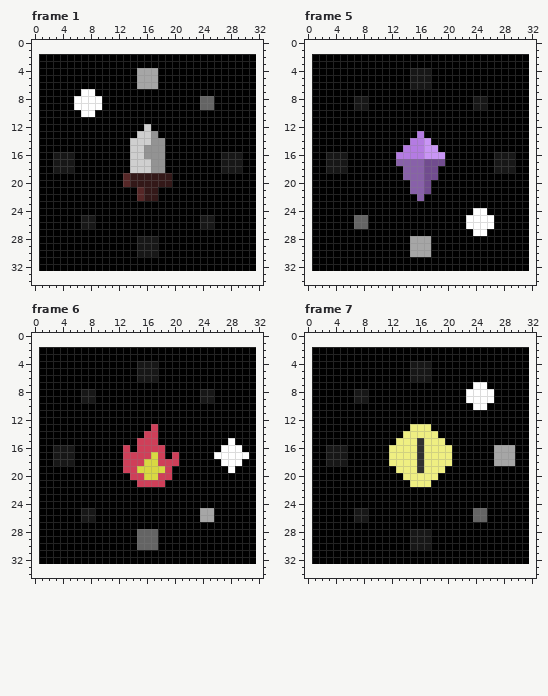
Animated GIF sprite -- public/gameplay/loading.gif. This is how it looked before the edit.
The file is 310x310 pixels, drawn in blocks of 10x10; one block is one cell here. Colours within 5 levels of each other are drawn and written as one. Shown: frame 1, frame 5, frame 6, frame 7. The old version is drawn lined up with the new one, on the new canvas. The commit also changed other frames, which this record leaves out.
The result:
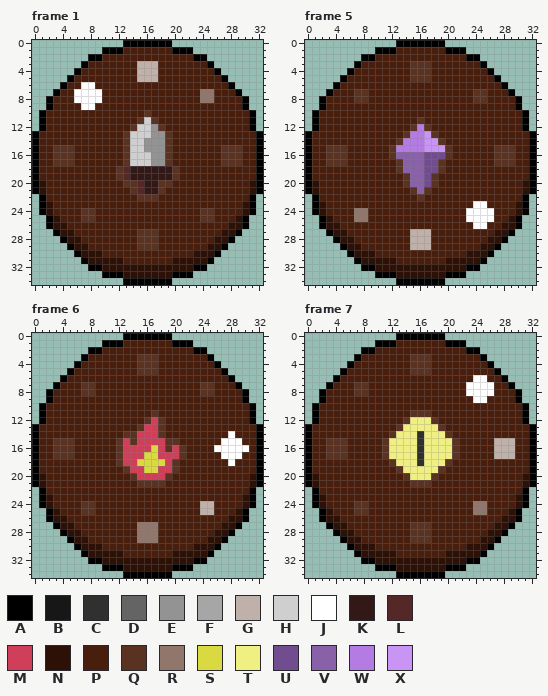
Palette (. is transparent): A #000000  B #171717  C #303030  D #646464  E #939393  F #a6a6a6  G #bfb1aa  H #cfcfcf  J #ffffff  K #331818  L #562727  M #cf3f59  N #2d1106  P #491e0d  Q #593222  R #90766b  S #d9d942  T #efef82  U #714c8f  V #8861a9  W #b47be2  X #c995f5
What changed:
canvas 31x31 -> 33x35, the old top-left corner now at 1,2
Changed rows in their new state; - is an unchanged pixel.
Frame 1:
first column x 0:
 0 -------------AAAAAAA-------------
 1 ----------AAAPPPPPPPAAA----------
 2 -.......--PPPPPPPPPPPPP--.......-
 3 -......-PPPPPPPGGGPPPPPPP-......-
 4 -.....-PPPPPPPPGGGPPPPPPPP-.....-
 5 -....-PPPPPPPPPGGGPPPPPPPPP-....-
 6 -...-PPJJPPPPPPPPPPPPPPPPPPP-...-
 7 -..-PPJ--JPPPPPPPPPPPPPPRRPPP-..-
 8 -.-PPP----PPPPPPPPPPPPPPRRPPPP-.-
 9 -.-PPPP--PPPPPPPPPPPPPPPPPPPPP-.-
10 --PPPPPPPPPPPPPPQPPPPPPPPPPPPPP--
11 --PPPPPPPPPPPPPQHQPPPPPPPPPPPPP--
12 --PPPPPPPPPPPPQH-EQPPPPPPPPPPPP--
13 APPPPPPPPPPPPQH---EQPPPPPPPPPPPPA
14 APPPPPPPPPPPPQ--E--QPPPPPPPPPPPPA
15 APPQQQPPPPPPPQ-----QPPPPPPPQQQPPA
16 APPQQQPPPPPPPQ--H--QPPPPPPPQQQPPA
17 APPQQQPPPPPPPQ-----QPPPPPPPQQQPPA
18 APPPPPPPPPPPQLKKKKKKQPPPPPPPPPPPA
19 APPPPPPPPPPPQ-------QPPPPPPPPPPPA
20 ANPPPPPPPPPPPQQL--QQPPPPPPPPPPPNA
21 ANPPPPPPPPPPPPQ---QPPPPPPPPPPPPNA
22 --PPPPPPPPPPPPPQQQPPPPPPPPPPPPP--
23 --NPPPPPPPPPPPPPPPPPPPPPPPPPPPN--
24 --NPPPPQQPPPPPPPPPPPPPPPQQPPPPN--
25 -.-NPPPQQPPPPPPPPPPPPPPPQQPPPN-.-
26 -.-NNPPPPPPPPPPPPPPPPPPPPPPPNN-.-
27 -..-NNPPPPPPPPPQQQPPPPPPPPPNN-..-
28 -...-NNPPPPPPPPQQQPPPPPPPPNN-...-
29 -....-NNPPPPPPPQQQPPPPPPPNN-....-
30 -.....-NNNPPPPPPPPPPPPPNNN-.....-
31 -......-NNNNNPPPPPPPNNNNN-......-
32 -.......--NNNNNNNNNNNNN--.......-
33 ----------AAANNNNNNNAAA----------
34 -------------AAAAAAA-------------
Frame 5:
first column x 0:
 0 -------------AAAAAAA-------------
 1 ----------AAAPPPPPPPAAA----------
 2 -.......--PPPPPPPPPPPPP--.......-
 3 -......-PPPPPPPQQQPPPPPPP-......-
 4 -.....-PPPPPPPPQQQPPPPPPPP-.....-
 5 -....-PPPPPPPPPQQQPPPPPPPPP-....-
 6 -...-PPPPPPPPPPPPPPPPPPPPPPP-...-
 7 -..-PPPQQPPPPPPPPPPPPPPPQQPPP-..-
 8 -.-PPPPQQPPPPPPPPPPPPPPPQQPPPP-.-
 9 -.-PPPPPPPPPPPPPPPPPPPPPPPPPPP-.-
10 --PPPPPPPPPPPPPPPPPPPPPPPPPPPPP--
11 --PPPPPPPPPPPPPPQPPPPPPPPPPPPPP--
12 --PPPPPPPPPPPPPQWQPPPPPPPPPPPPP--
13 APPPPPPPPPPPPPQW-XQPPPPPPPPPPPPPA
14 APPPPPPPPPPPPQW---XQPPPPPPPPPPPPA
15 APPQQQPPPPPPQW-----XQPPPPPPQQQPPA
16 APPQQQPPPPPPQVVVVUUUQPPPPPPQQQPPA
17 APPQQQPPPPPPPQ-----QPPPPPPPQQQPPA
18 APPPPPPPPPPPPQ-----QPPPPPPPPPPPPA
19 APPPPPPPPPPPPPQ---QPPPPPPPPPPPPPA
20 ANPPPPPPPPPPPPQ---QPPPPPPPPPPPPNA
21 ANPPPPPPPPPPPPPQ-QPPPPPPPPPPPPPNA
22 --PPPPPPPPPPPPPPQPPPPPPPPPPPPPP--
23 --NPPPPPPPPPPPPPPPPPPPPPJJPPPPN--
24 --NPPPPRRPPPPPPPPPPPPPPJ--JPPPN--
25 -.-NPPPRRPPPPPPPPPPPPPP----PPN-.-
26 -.-NNPPPPPPPPPPPPPPPPPPP--PPNN-.-
27 -..-NNPPPPPPPPPGGGPPPPPPPPPNN-..-
28 -...-NNPPPPPPPPGGGPPPPPPPPNN-...-
29 -....-NNPPPPPPPGGGPPPPPPPNN-....-
30 -.....-NNNPPPPPPPPPPPPPNNN-.....-
31 -......-NNNNNPPPPPPPNNNNN-......-
32 -.......--NNNNNNNNNNNNN--.......-
33 ----------AAANNNNNNNAAA----------
34 -------------AAAAAAA-------------
Frame 6:
first column x 0:
 0 -------------AAAAAAA-------------
 1 ----------AAAPPPPPPPAAA----------
 2 -.......--PPPPPPPPPPPPP--.......-
 3 -......-PPPPPPPQQQPPPPPPP-......-
 4 -.....-PPPPPPPPQQQPPPPPPPP-.....-
 5 -....-PPPPPPPPPQQQPPPPPPPPP-....-
 6 -...-PPPPPPPPPPPPPPPPPPPPPPP-...-
 7 -..-PPPQQPPPPPPPPPPPPPPPQQPPP-..-
 8 -.-PPPPQQPPPPPPPPPPPPPPPQQPPPP-.-
 9 -.-PPPPPPPPPPPPPPPPPPPPPPPPPPP-.-
10 --PPPPPPPPPPPPPPPPPPPPPPPPPPPPP--
11 --PPPPPPPPPPPPPPPQPPPPPPPPPPPPP--
12 --PPPPPPPPPPPPPPQMQPPPPPPPPPPPP--
13 APPPPPPPPPPPPPPQM-QPPPPPPPPPPPPPA
14 APPPPPPPPPPPPQQM--QPPPPPPPPPJPPPA
15 APPQQQPPPPPPQMQ---MQQPPPPPPJ-JPPA
16 APPQQQPPPPPPQ-M--S-QMQPPPPJ---JPA
17 APPQQQPPPPPPQ---S--M-QPPPPP---PPA
18 APPPPPPPPPPPQ--S--S-QPPPPPPP-PPPA
19 APPPPPPPPPPPPQ-M--M-QPPPPPPPPPPPA
20 ANPPPPPPPPPPPPQ-MM-QPPPPPPPPPPPNA
21 ANPPPPPPPPPPPPPQQQQPPPPPPPPPPPPNA
22 --PPPPPPPPPPPPPPPPPPPPPPPPPPPPP--
23 --NPPPPPPPPPPPPPPPPPPPPPPPPPPPN--
24 --NPPPPQQPPPPPPPPPPPPPPPGGPPPPN--
25 -.-NPPPQQPPPPPPPPPPPPPPPGGPPPN-.-
26 -.-NNPPPPPPPPPPPPPPPPPPPPPPPNN-.-
27 -..-NNPPPPPPPPPRRRPPPPPPPPPNN-..-
28 -...-NNPPPPPPPPRRRPPPPPPPPNN-...-
29 -....-NNPPPPPPPRRRPPPPPPPNN-....-
30 -.....-NNNPPPPPPPPPPPPPNNN-.....-
31 -......-NNNNNPPPPPPPNNNNN-......-
32 -.......--NNNNNNNNNNNNN--.......-
33 ----------AAANNNNNNNAAA----------
34 -------------AAAAAAA-------------
Frame 7:
first column x 0:
 0 -------------AAAAAAA-------------
 1 ----------AAAPPPPPPPAAA----------
 2 -.......--PPPPPPPPPPPPP--.......-
 3 -......-PPPPPPPQQQPPPPPPP-......-
 4 -.....-PPPPPPPPQQQPPPPPPPP-.....-
 5 -....-PPPPPPPPPQQQPPPPPPPPP-....-
 6 -...-PPPPPPPPPPPPPPPPPPPJJPP-...-
 7 -..-PPPQQPPPPPPPPPPPPPPJ--JPP-..-
 8 -.-PPPPQQPPPPPPPPPPPPPP----PPP-.-
 9 -.-PPPPPPPPPPPPPPPPPPPPP--PPPP-.-
10 --PPPPPPPPPPPPPPPPPPPPPPPPPPPPP--
11 --PPPPPPPPPPPPPQQQPPPPPPPPPPPPP--
12 --PPPPPPPPPPPPQTTTQPPPPPPPPPPPP--
13 APPPPPPPPPPPPQT---TQPPPPPPPPPPPPA
14 APPPPPPPPPPPQT--C--TQPPPPPPPPPPPA
15 APPQQQPPPPPQT-------TQPPPPPGGGPPA
16 APPQQQPPPPPQ---------QPPPPPGGGPPA
17 APPQQQPPPPPQ---------QPPPPPGGGPPA
18 APPPPPPPPPPPQ-------QPPPPPPPPPPPA
19 APPPPPPPPPPPPQ--T--QPPPPPPPPPPPPA
20 ANPPPPPPPPPPPPQ---QPPPPPPPPPPPPNA
21 ANPPPPPPPPPPPPPQQQPPPPPPPPPPPPPNA
22 --PPPPPPPPPPPPPPPPPPPPPPPPPPPPP--
23 --NPPPPPPPPPPPPPPPPPPPPPPPPPPPN--
24 --NPPPPQQPPPPPPPPPPPPPPPRRPPPPN--
25 -.-NPPPQQPPPPPPPPPPPPPPPRRPPPN-.-
26 -.-NNPPPPPPPPPPPPPPPPPPPPPPPNN-.-
27 -..-NNPPPPPPPPPQQQPPPPPPPPPNN-..-
28 -...-NNPPPPPPPPQQQPPPPPPPPNN-...-
29 -....-NNPPPPPPPQQQPPPPPPPNN-....-
30 -.....-NNNPPPPPPPPPPPPPNNN-.....-
31 -......-NNNNNPPPPPPPNNNNN-......-
32 -.......--NNNNNNNNNNNNN--.......-
33 ----------AAANNNNNNNAAA----------
34 -------------AAAAAAA-------------
Pixel boxes of the changes (left, top, right, bottom) in both pictures:
changed: (32, 40, 263, 285)
changed: (305, 40, 536, 285)
changed: (32, 333, 263, 578)
changed: (305, 333, 536, 578)
